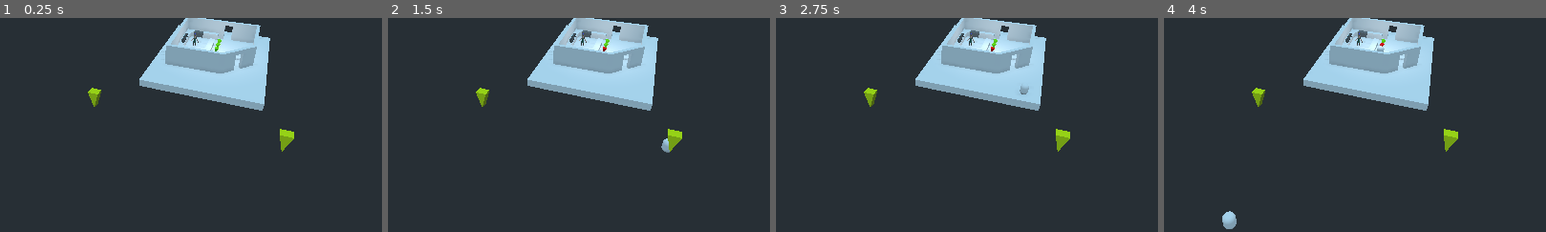
Above: before the commit, frames 1-4 (left to right).
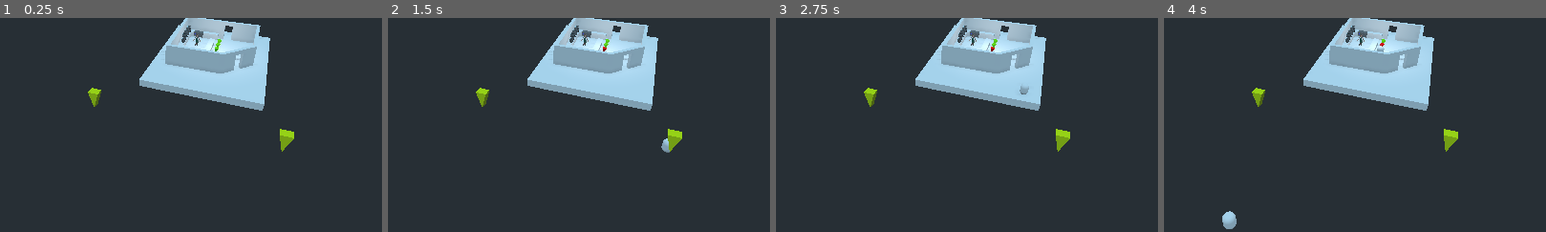
Above: after the commit, the same moments.

Repository: outfrost/ld49
Game: Godot game, scene res://level/CafeNavmesh.tscn
The game is run twice, just before and just after one commit, with the same random seed, the same clock (stepped at 60 frames per second) and the same inputs. This scene is started directly instead of the project's main scene.
Inputs (mouse positions are % of the whole screen's width and height, from its top left):
- Up to frame 1 (0.25 s): no input
- Up to frame 2 (1.5 s): tap Enter at 0.5 s; move the mouse to (72, 45) at 0.52 s; click (72, 45) at 0.67 s; tap Space at 1.25 s; move the mouse to (30, 55) at 1.27 s; click (30, 55) at 1.42 s
- Up to frame 3 (2.75 s): move the mouse to (60, 28) at 2.02 s; click (60, 28) at 2.17 s
- Up to frame 4 (4 s): move the mouse to (45, 70) at 2.77 s; click (45, 70) at 2.92 s; move the mouse to (80, 65) at 3.52 s; click (80, 65) at 3.67 s
The pictures show only the part of the screen within x 31-81%, y 33-83%; the shares and areas given below are measured in that part.

The runs differ from the first frame. In frame 1, 0.1% of the frame differs, in the area x 47-53%, y 3-13%; in frame 2, 0.1%; in frame 3, 0.1%; in frame 4, 0.1%.
Error in both runs: Invalid get index 'time_elapsed' (on base: 'null instance'). (res://level/EspressoMachine.gd:51)

Commit message:
Cafe adjustements for the gifs

Diff:
--- a/level/Cafe.tscn
+++ b/level/Cafe.tscn
@@ -6,24 +6,24 @@
 [ext_resource path="res://assets/under_counter_fridge.tscn" type="PackedScene" id=4]
 [ext_resource path="res://art_assets/barista_textured/baristaLowPoly.gltf" type="PackedScene" id=5]
 
-[sub_resource type="CubeMesh" id=1]
+[sub_resource type="CylinderMesh" id=1]
+
+[sub_resource type="CubeMesh" id=2]
 size = Vector3( 12, 3, 0.5 )
 
-[sub_resource type="CubeMesh" id=2]
+[sub_resource type="CubeMesh" id=3]
 size = Vector3( 16, 1, 20 )
 
-[sub_resource type="CubeMesh" id=3]
+[sub_resource type="CubeMesh" id=4]
 size = Vector3( 1.2, 0.9, 0.75 )
 
-[sub_resource type="CubeMesh" id=4]
+[sub_resource type="CubeMesh" id=5]
 size = Vector3( 1.25, 0.05, 0.8 )
 
-[sub_resource type="CubeMesh" id=5]
+[sub_resource type="CubeMesh" id=6]
 size = Vector3( 1.25, 0.05, 0.85 )
 
-[sub_resource type="BoxShape" id=6]
-
-[sub_resource type="CylinderMesh" id=7]
+[sub_resource type="BoxShape" id=7]
 
 [node name="Cafe" type="Spatial"]
 
@@ -32,9 +32,26 @@
 current = true
 far = 200.0
 
+[node name="CameraCounterCloseup" type="Camera" parent="."]
+transform = Transform( 0.777135, 0, 0.629334, 0, 1, 0, -0.629334, 0, 0.777135, -0.523066, 1.49308, 2.25082 )
+
+[node name="PlayerVisual" type="Spatial" parent="."]
+transform = Transform( 1, 0, 0, 0, 1, 0, 0, 0, 1, -3.11308, 0, -1.69147 )
+
+[node name="baristaLowPoly" parent="PlayerVisual" instance=ExtResource( 5 )]
+
+[node name="baristaToScale" parent="PlayerVisual" instance=ExtResource( 3 )]
+visible = false
+
+[node name="Cup2" type="MeshInstance" parent="."]
+transform = Transform( 0.07, 0, 0, 0, 0.07, 0, 0, 0, 0.07, -1.1094, 1.01841, 1.43445 )
+visible = false
+mesh = SubResource( 1 )
+material/0 = null
+
 [node name="MeshInstance4" type="MeshInstance" parent="."]
 transform = Transform( -4.37114e-08, 0, 1, 0, 1, 0, -1, 0, -4.37114e-08, -5.75, 1.5, 0 )
-mesh = SubResource( 1 )
+mesh = SubResource( 2 )
 material/0 = null
 
 [node name="CSGBox4" type="CSGBox" parent="."]
@@ -295,27 +312,40 @@
 script = ExtResource( 2 )
 
 [node name="CollisionShape" type="CollisionShape" parent="single_espresso_exportPrep/Area"]
-shape = SubResource( 6 )
+shape = SubResource( 7 )
 
 [node name="Cup" type="MeshInstance" parent="single_espresso_exportPrep/Area"]
 transform = Transform( 0.2, 0, 0, 0, 0.2, 0, 0, 0, 0.2, 0, -0.30471, -0.302915 )
 visible = false
-mesh = SubResource( 7 )
+mesh = SubResource( 1 )
 material/0 = null
 
 [node name="single_espresso_exportPrep2" parent="." instance=ExtResource( 1 )]
 transform = Transform( -1.5299e-08, 0, -0.35, 0, 0.35, 0, 0.35, 0, -1.5299e-08, -5, 0.925, -1.175 )
 
+[node name="single_espresso_exportPrep4" parent="." instance=ExtResource( 1 )]
+transform = Transform( -1.5299e-08, 0, -0.35, 0, 0.35, 0, 0.35, 0, -1.5299e-08, -5, 0.925, -1.175 )
+
 [node name="single_espresso_exportPrep3" parent="." instance=ExtResource( 1 )]
 transform = Transform( -1.5299e-08, 0, -0.35, 0, 0.35, 0, 0.35, 0, -1.5299e-08, -5, 0.925, -2.175 )
 
-[node name="PlayerVisual" type="Spatial" parent="."]
-transform = Transform( 1, 0, 0, 0, 1, 0, 0, 0, 1, -3.40628, 0, -1.39902 )
-
-[node name="baristaLowPoly" parent="PlayerVisual" instance=ExtResource( 5 )]
-
-[node name="baristaToScale" parent="PlayerVisual" instance=ExtResource( 3 )]
-visible = false
+[node name="single_espresso_exportPrep5" parent="." instance=ExtResource( 1 )]
+transform = Transform( -1.5299e-08, 0, -0.35, 0, 0.35, 0, 0.35, 0, -1.5299e-08, -5, 1.67927, -0.639323 )
+
+[node name="single_espresso_exportPrep6" parent="." instance=ExtResource( 1 )]
+transform = Transform( -1.5299e-08, 0, -0.35, 0, 0.35, 0, 0.35, 0, -1.5299e-08, -5, 1.67927, -1.63932 )
+
+[node name="single_espresso_exportPrep7" parent="." instance=ExtResource( 1 )]
+transform = Transform( -1.5299e-08, 0, -0.35, 0, 0.35, 0, 0.35, 0, -1.5299e-08, -5, 0.925, -3.28005 )
+
+[node name="single_espresso_exportPrep8" parent="." instance=ExtResource( 1 )]
+transform = Transform( -1.5299e-08, 0, -0.35, 0, 0.35, 0, 0.35, 0, -1.5299e-08, -5, 0.925, -4.28005 )
+
+[node name="single_espresso_exportPrep9" parent="." instance=ExtResource( 1 )]
+transform = Transform( -1.5299e-08, 0, -0.35, 0, 0.35, 0, 0.35, 0, -1.5299e-08, -5, 1.67927, -2.74437 )
+
+[node name="single_espresso_exportPrep10" parent="." instance=ExtResource( 1 )]
+transform = Transform( -1.5299e-08, 0, -0.35, 0, 0.35, 0, 0.35, 0, -1.5299e-08, -5, 1.67927, -3.74437 )
 
 [node name="under_counter_fridge_exportPrep" parent="." instance=ExtResource( 4 )]
 transform = Transform( 0.75, 0, 0, 0, 0.75, 0, 0, 0, 0.75, -3.5, 0, -5.1 )
Not shown: 1 places in level/Cafe.tscn that only renumber resources
